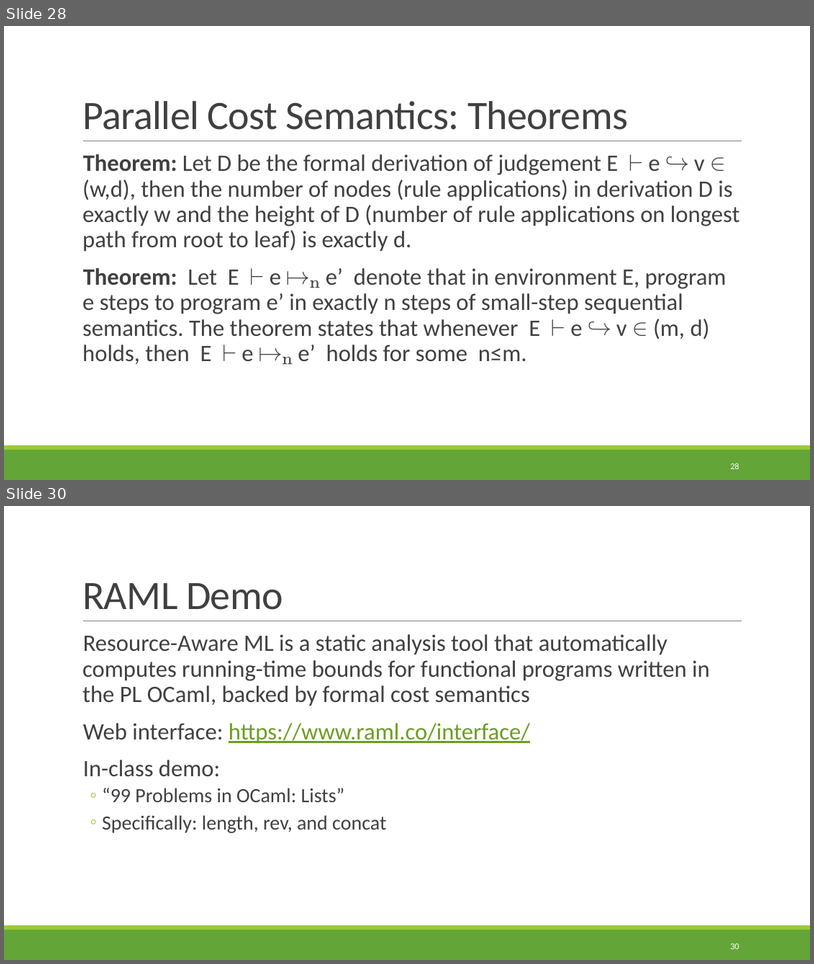
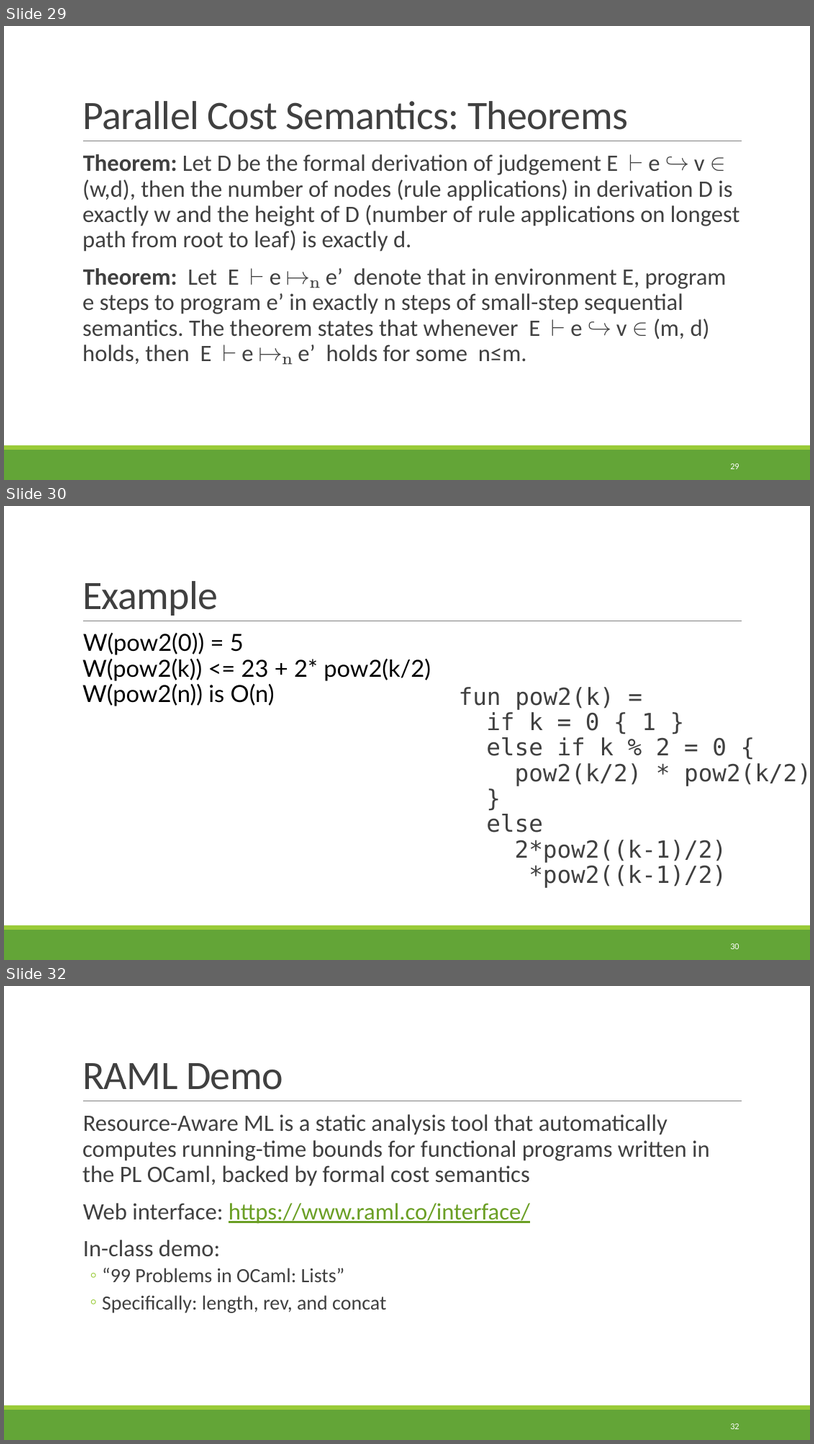
Before and after one commit to rbohrer/pl-course, a slide deck: LectureSlides/99ParallelFunctional.pptx. Shown one above the other, each under a label of ours: slides 28 and 30 before the commit, slides 29, 30 and 32 after it; the slides between them are not shown. The pictures are 814x964 and 814x1444 pixels, drawn with LibreOffice and Linux fonts; fonts in the diff are those of the drawing. Boxes give left, top, right and bottom in pixels: in the first picture for what was removed or moved away, otherwise in the second. Text is boxed around its words. In the diff, an @@ line names an element or a change of style, - is before the commit and + after.

```diff
--- a/LectureSlides/99ParallelFunctional.pptx
+++ b/LectureSlides/99ParallelFunctional.pptx
@@ slide 30 added at (4, 506, 810, 960), background #FFFFFF; not listed: 3 template elements that a slide beside it also shows @@
@@ title added at (82, 581, 219, 615), 48 pt, text #404040 @@
+Example
@@ text added at (82, 633, 431, 706), 28 pt, text #000000 @@
+  W(pow2(0)) = 5
+  W(pow2(k)) <= 23 + 2* pow2(k/2)
+  W(pow2(n)) is O(n)
@@ text added at (459, 687, 810, 888), 28 pt, text #404040 @@
+  fun pow2(k) =
+  if k = 0 { 1 }
+  else if k % 2 = 0 {
+  pow2(k/2) * pow2(k/2)
+  }
+  else
+  2*pow2((k-1)/2)
+  *pow2((k-1)/2)
@@ page number added at (730, 943, 739, 949), 10.5 pt, text #FFFFFF @@
+30
@@ what was slide 28 is now slide 29 @@
@@ page number at (730, 463, 739, 469): text changed @@
-28
+29
@@ what was slide 30 is now slide 32 @@
@@ page number at (730, 1423, 739, 1429): text changed @@
-30
+32
```
Also in this commit, not shown: 2 slides changed, 5 other slides added, 4 slides removed.
